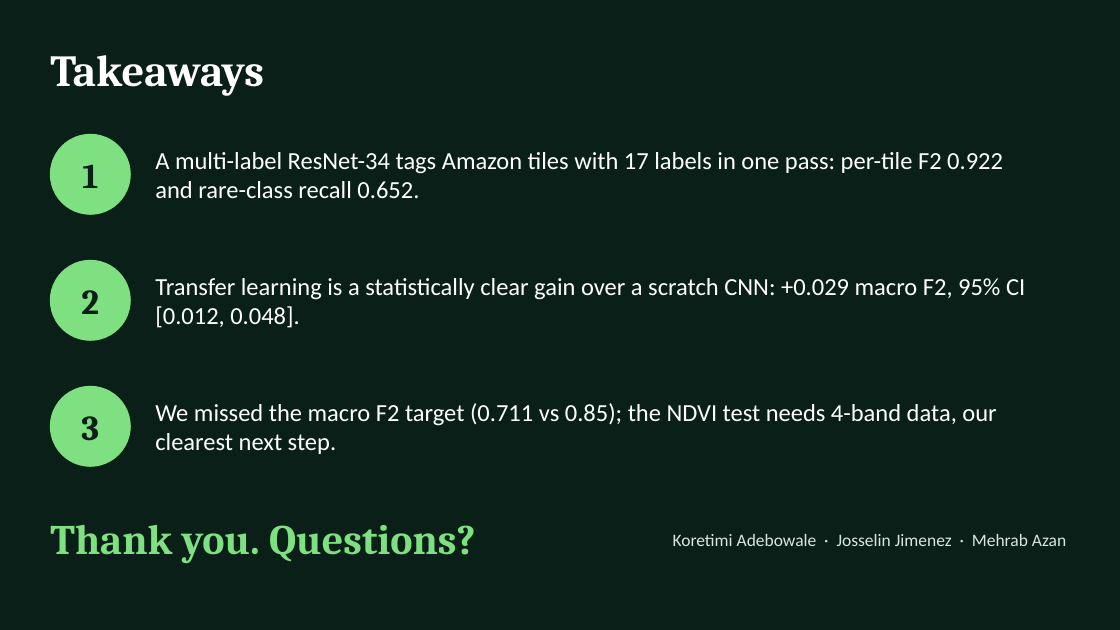
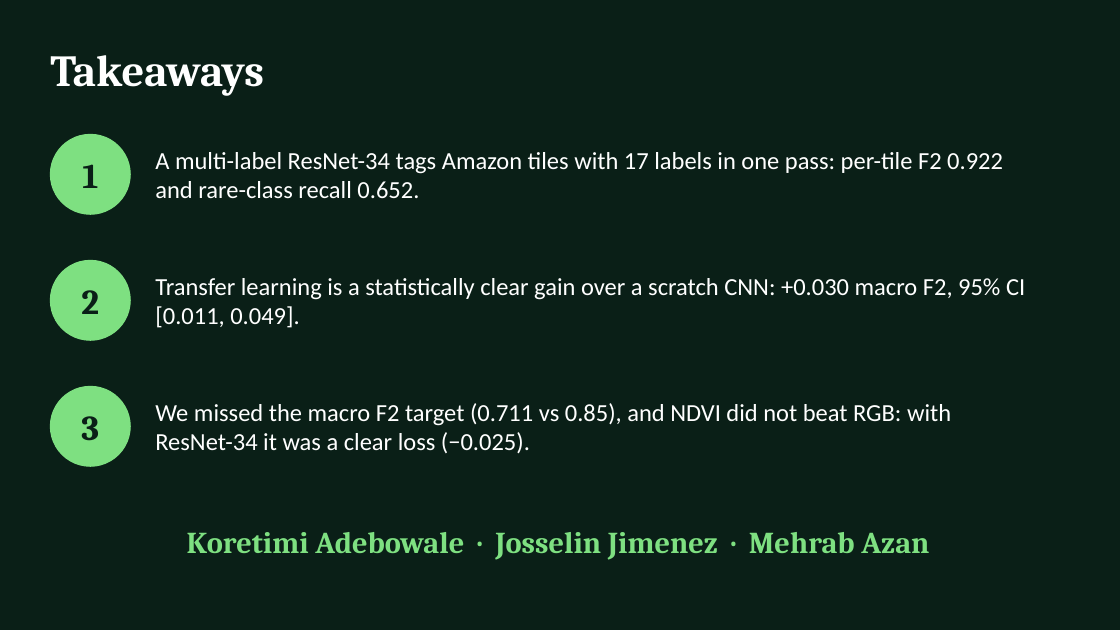
Before and after one commit to MehrabAzan/Amazon-Deforestation, a slide deck: slide 18 of Amazon_Deforestation_DeepLearning.pptx. Drawn at 1120x630 pixels with LibreOffice and Linux fonts; fonts in the diff are those of the drawing; background and template pictures are left out. Boxes give left, top, right and bottom in pixels: in the first picture for what was removed or moved away, otherwise in the second. Text is boxed around its words. In the diff, an @@ line names an element or a change of style, - is before the commit and + after.

```diff
--- a/Amazon_Deforestation_DeepLearning.pptx
+++ b/Amazon_Deforestation_DeepLearning.pptx
@@ text at bbox=[155, 278, 1025, 328]: text changed @@
-Transfer learning is a statistically clear gain over a scratch CNN: +0.029 macro F2, 95% CI [0.012, 0.048].
+Transfer learning is a statistically clear gain over a scratch CNN: +0.030 macro F2, 95% CI [0.011, 0.049].
@@ text at bbox=[155, 403, 951, 454]: text changed @@
-We missed the macro F2 target (0.711 vs 0.85); the NDVI test needs 4-band data, our clearest next step.
+We missed the macro F2 target (0.711 vs 0.85), and NDVI did not beat RGB: with ResNet-34 it was a clear loss (−0.025).
@@ text "Koretimi Adebowale · Josselin Jimenez ...": place and size @@
-text "Koretimi Adebowale · Josselin Jimenez ..." at bbox=[673, 534, 1066, 546]
+text "Koretimi Adebowale · Josselin Jimenez ..." at bbox=[187, 532, 929, 560]
@@ text "Koretimi Adebowale · Josselin Jimenez ..." at bbox=[187, 532, 929, 560]: size 15 to 26 pt, font Calibri to Cambria, text colour #D9E6DE to #7EE081, bold on; alignment right to centre; vertical alignment top to middle @@
@@ text removed at bbox=[50, 524, 475, 563] @@
-Thank you. Questions?
```
Also in this commit, not shown: 12 other slides changed, 4 slides added.
